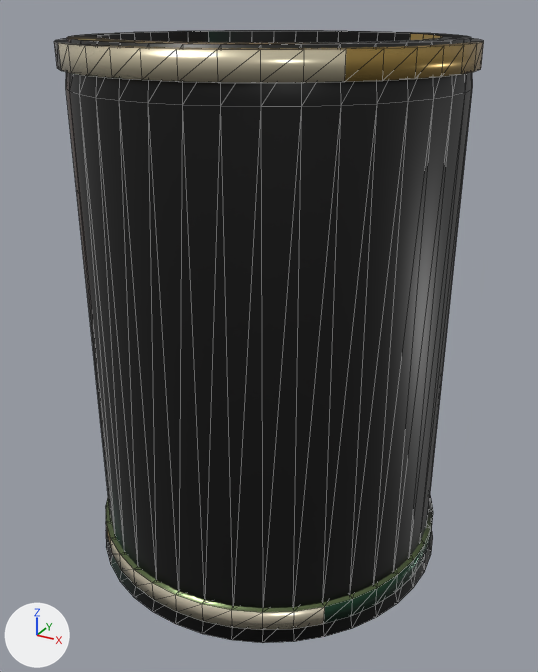
The glTF model game/offices/assets/crafted/holder-03.gltf, before and after one commit.
Camera for both pictures: a 50 mm lens placed at (0.13, -0.237, 0.213), pointed at (0.001, -0.002, 0.096). The lights are fixed; the arrows at lower left show +X, +Y and +Z. The picture after the commit comes second. Mesh edges are drawn as thin lines. Vertices at exactly the same position are counted once.

In view in the first picture: 'holder-03'.
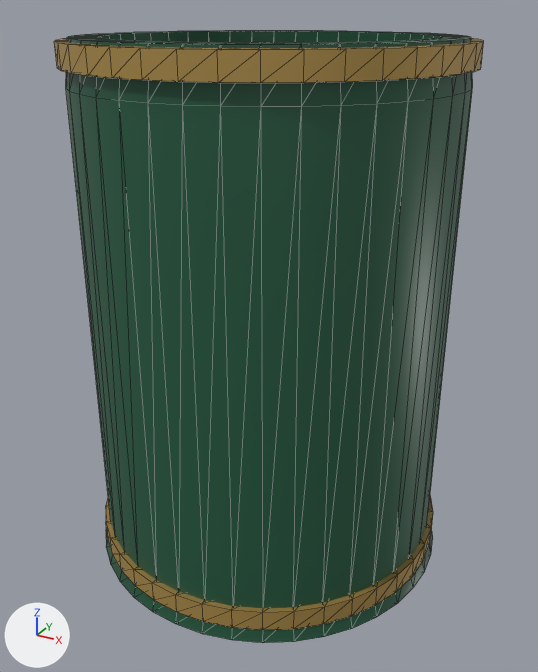
Location of each change, (x1, y1, x2, y2) in pixels of the pictures (538 x 672 px):
'holder-03', surface changed (black to green)
    both: (54, 30, 484, 643)

What changed in the scene script:
```text
Change mat_satin_brass:
    mat_satin_brass.roughness: 0.27 -> 0.44
Change me_turned_profile_010:
    where me_turned_profile_010.from_pydata(...)  # 640 vertices, 1428 faces; spans x -0.071..0.071, y -0.071..0.071, z 0.0..0.205
    used by ob_holder_03; location = (0.0, 0.0, 0.0)
    me_turned_profile_010 part 1: texture (UV) coordinates of 1428 of 1428 faces, centred in x -0.07..0.07, y -0.07..0.07, z 0.0..0.205, changed; they spanned u 0.21..0.71, v 0.01..0.7 and now span u 0.01..0.72, v 0.12..0.75
```
